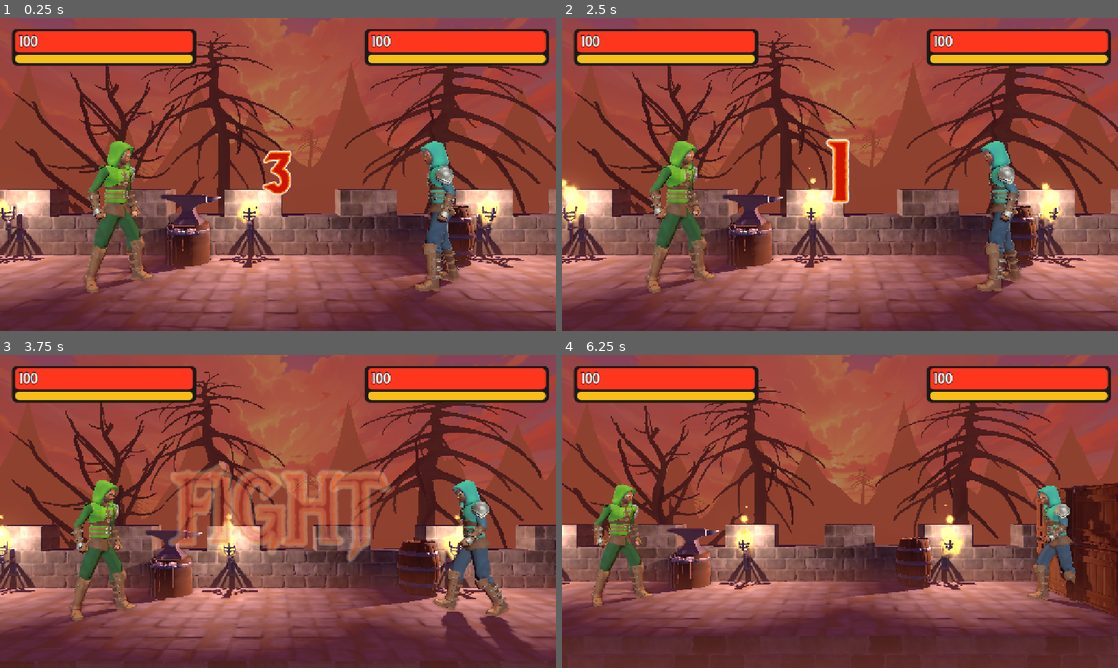
Above: before the commit, frames 1-4 (two rows, left to right).
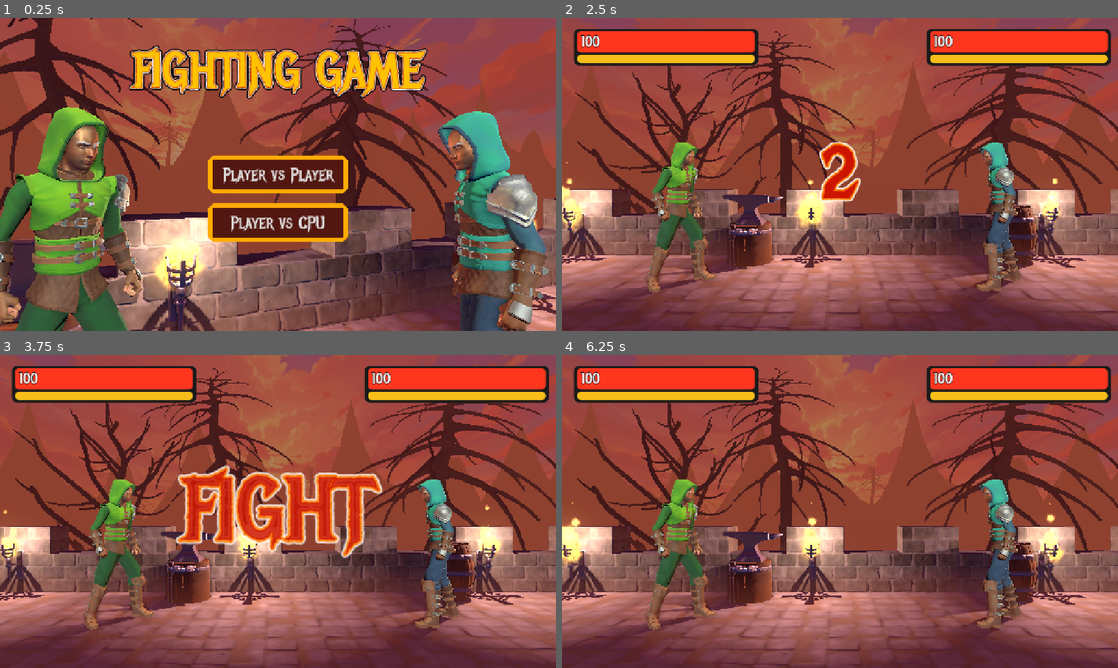
Above: after the commit, the same moments.

Repository: myles-rockland/fighting-game
Game: Godot game, scene res://Scenes/menu.tscn
Same seed, same stepped clock (60 frames per second), same inputs: the game is played once before the commit and once after it. Before the commit the project starts from res://Scenes/game.tscn.
Inputs (mouse positions are in pixels of both pictures, inside the frame that each line leads up to):
- Up to frame 1 (0.25 s): no input
- Up to frame 2 (2.5 s): click (840, 174) at 0.5 s, where only the run after the commit has a clickable "Player vs Player"
- Up to frame 3 (3.75 s): no input
- Up to frame 4 (6.25 s): no input

The runs differ from the first frame. In frame 1, 73% of the frame differs, in the area x 0-100%, y 0-100%; in frame 2, 3.6%; in frame 3, 42%; in frame 4, 49%.
Error before the commit: Invalid access to property or key 'current_stamina' on a base object of type 'Nil'. (res://Scripts/AI/ai_brain.gd:156)

Commit message:
Setup Player vs AI mode, dynamic fighter spawning

Diff:
--- a/Scenes/Fighters/fighter_ai.tscn
+++ b/Scenes/Fighters/fighter_ai.tscn
@@ -9,41 +9,44 @@
 input_handler = NodePath("AIInputHandler")
 
 [node name="GeneralSkeleton" parent="Male_Ranger/Armature" parent_id_path=PackedInt32Array(1571612708, 1171658553) index="0" unique_id=982620729]
-bones/1/position = Vector3(0.0024220764, 0.89959866, -0.09128177)
-bones/1/rotation = Quaternion(-0.03418766, -0.11594572, -0.003993234, 0.99265903)
-bones/3/rotation = Quaternion(0.09616994, 0.00011359608, 0.00025193382, 0.99536496)
-bones/4/rotation = Quaternion(0.09616986, 0.00032361283, 0.00024524788, 0.9953649)
-bones/5/rotation = Quaternion(-0.09616998, -0.000218925, -0.00025872837, 0.99536496)
-bones/6/rotation = Quaternion(0.044546098, 0.09548278, 0.010427826, 0.9943792)
-bones/7/rotation = Quaternion(0.50284624, 0.52125025, 0.53108513, -0.43976414)
-bones/8/rotation = Quaternion(-0.012375023, 0.82577616, -0.5637796, 0.009656576)
-bones/9/rotation = Quaternion(0.16118075, -0.6879958, 0.17234242, 0.68628037)
-bones/31/rotation = Quaternion(0.55479556, -0.47097963, -0.47760904, -0.49220908)
-bones/32/rotation = Quaternion(0.059948716, 0.8198109, -0.5694043, -0.009752927)
-bones/33/rotation = Quaternion(0.28713337, 0.5598461, -0.21169752, 0.7478709)
-bones/55/rotation = Quaternion(-0.00083582266, 0.16040681, 0.97979057, -0.11949727)
-bones/56/rotation = Quaternion(0.021520182, 0.973882, -0.19760598, 0.10973914)
-bones/57/rotation = Quaternion(-0.096129805, 0.71404135, -0.69343984, 0.0067166807)
-bones/60/rotation = Quaternion(0.0009772106, -0.070049085, 0.98771083, 0.13971229)
-bones/61/rotation = Quaternion(-0.054749716, 0.9222185, -0.15012966, -0.35210323)
-bones/62/rotation = Quaternion(0.17071499, 0.6188584, -0.7667221, 0.0028455483)
+bones/1/position = Vector3(0.0034597686, 0.9012755, -0.09034221)
+bones/1/rotation = Quaternion(-0.040565997, -0.11591765, -0.004738234, 0.9924188)
+bones/3/rotation = Quaternion(0.08598904, 0.00011088659, 0.00025730356, 0.99629605)
+bones/4/rotation = Quaternion(0.085989006, 0.00031532336, 0.00025076672, 0.99629605)
+bones/5/rotation = Quaternion(-0.085989006, -0.00021341148, -0.00026287764, 0.99629605)
+bones/6/rotation = Quaternion(0.0483543, 0.095299006, 0.012010708, 0.99420106)
+bones/7/rotation = Quaternion(0.4998876, 0.5223135, 0.5301956, -0.44293767)
+bones/8/rotation = Quaternion(-0.023134358, 0.8239558, -0.5660987, 0.009696183)
+bones/9/rotation = Quaternion(0.1586242, -0.6823385, 0.16636723, 0.69395566)
+bones/31/rotation = Quaternion(0.55189335, -0.47167897, -0.47706383, -0.4953209)
+bones/32/rotation = Quaternion(0.077192925, 0.8226733, -0.5631667, -0.009646117)
+bones/33/rotation = Quaternion(0.29010552, 0.5498589, -0.20771676, 0.7552136)
+bones/55/rotation = Quaternion(-0.00082179444, 0.14818202, 0.98195606, -0.11748997)
+bones/56/rotation = Quaternion(0.020455267, 0.97582275, -0.18756421, 0.11032373)
+bones/57/rotation = Quaternion(-0.09579762, 0.71687394, -0.69056314, 0.0061048246)
+bones/60/rotation = Quaternion(0.0009435246, -0.082833566, 0.987391, 0.13489582)
+bones/61/rotation = Quaternion(-0.048967578, 0.92431235, -0.13466011, -0.35371676)
+bones/62/rotation = Quaternion(0.1713384, 0.62499654, -0.7615904, 0.0016426825)
 
 [node name="LeftHand" parent="Male_Ranger/Armature/GeneralSkeleton" index="12" unique_id=1744838263]
-transform = Transform3D(0.45362186, 0.030978188, -0.8906555, -0.4052688, -0.8829113, -0.2371172, -0.7937156, 0.46851653, -0.38795346, 0.3116187, 0.9449653, 0.02675723)
+transform = Transform3D(0.45326343, 0.031605832, -0.89081615, -0.42022413, -0.87377083, -0.24481861, -0.7861068, 0.48530966, -0.38276687, 0.3156888, 0.9484937, 0.025170408)
 
 [node name="RightHand" parent="Male_Ranger/Armature/GeneralSkeleton" index="13" unique_id=1894716002]
-transform = Transform3D(0.05101453, -0.1285972, 0.9903838, 0.52814776, -0.8381844, -0.13603973, 0.84761864, 0.5300091, 0.025158618, -0.26966056, 0.96826124, -0.15379679)
+transform = Transform3D(0.062369406, -0.14186434, 0.9879195, 0.5390692, -0.8282542, -0.1529693, 0.8399495, 0.5420975, 0.024816833, -0.27321714, 0.9714435, -0.1611693)
 
 [node name="Chest" parent="Male_Ranger/Armature/GeneralSkeleton" index="14" unique_id=1901246565]
-transform = Transform3D(0.9731302, -0.028921463, -0.22843157, 0.00050990266, 0.99234843, -0.123467885, 0.23025456, 0.12003386, 0.9656991, -0.004734779, 1.1309834, -0.061063338)
+transform = Transform3D(0.9731317, -0.021305159, -0.22926125, 0.0005155811, 0.995909, -0.09036097, 0.23024847, 0.08781493, 0.96916157, -0.003011153, 1.1330403, -0.06302002)
 
 [node name="Head" parent="Male_Ranger/Armature/GeneralSkeleton" index="15" unique_id=435293510]
-transform = Transform3D(0.9975028, -0.061370783, -0.034951895, 0.052871756, 0.97700375, -0.20656261, 0.046824977, 0.20419887, 0.9778089, -0.021713777, 1.5526482, 0.009253111)
+transform = Transform3D(0.997656, -0.058013648, -0.03629005, 0.05049851, 0.982062, -0.18167096, 0.046178445, 0.17941257, 0.9826895, -0.015743304, 1.5570838, -0.01068056)
 
-[node name="AIBrain" type="Node" parent="." index="12" unique_id=305785966 node_paths=PackedStringArray("fighter", "detector")]
+[node name="AIBrain" type="Node" parent="." index="12" unique_id=305785966 node_paths=PackedStringArray("fighter", "detector", "stamina_controller")]
 script = ExtResource("2_l6g7g")
 fighter = NodePath("..")
 detector = NodePath("../AIDetector")
+stamina_controller = NodePath("../StaminaController")
+light_attack_range = 1.2
+heavy_attack_range = 1.5
 skill = 0.7
 bravery = 0.5
 metadata/_custom_type_script = "uid://bbpwnvtutitm4"
--- a/Scenes/game.tscn
+++ b/Scenes/game.tscn
@@ -7,6 +7,8 @@
 [ext_resource type="AudioStream" uid="uid://bt0rcl84vpl7h" path="res://Audio/Music/BattleMusic.mp3" id="3_i6g32"]
 [ext_resource type="AudioStream" uid="uid://bancmvruhchwo" path="res://Audio/Voice/3.ogg" id="3_ldgsr"]
 [ext_resource type="AudioStream" uid="uid://dqu5phq2hddi2" path="res://Audio/Voice/2.ogg" id="4_o5yvi"]
+[ext_resource type="AudioStream" uid="uid://sgu7untx5tkb" path="res://Audio/Voice/Winner.ogg" id="4_rfjv2"]
+[ext_resource type="AudioStream" uid="uid://crr0b25eu8lps" path="res://Audio/Voice/Loser.ogg" id="5_1phco"]
 [ext_resource type="AudioStream" uid="uid://c67myaqbeiuqk" path="res://Audio/Voice/1.ogg" id="5_rku1e"]
 [ext_resource type="PackedScene" uid="uid://00h4prwqojkh" path="res://Scenes/environment.tscn" id="5_wowpa"]
 [ext_resource type="AudioStream" uid="uid://bmub415t6s514" path="res://Audio/Voice/Fight.ogg" id="6_rfjv2"]
@@ -169,10 +171,14 @@
 _data = [Vector2(2, 4), 0.0, 0.0, 0, 0, Vector2(10, 6), 0.0, 0.0, 0, 0]
 point_count = 2
 
-[node name="Root" type="Node3D" unique_id=1886236395]
+[node name="Game" type="Node3D" unique_id=1886236395]
 
 [node name="GameManager" type="Node" parent="." unique_id=877141604]
 script = ExtResource("1_nnt18")
+player_fighter_scene = ExtResource("1_ebmjs")
+ai_fighter_scene = ExtResource("10_o5yvi")
+winner_sound = ExtResource("4_rfjv2")
+loser_sound = ExtResource("5_1phco")
 metadata/_custom_type_script = "uid://bh38h7f8wpbp1"
 
 [node name="CountdownCanvasLayer" type="CanvasLayer" parent="GameManager" unique_id=1618181335]
@@ -231,24 +237,19 @@
 
 [node name="CountdownVoice" type="AudioStreamPlayer" parent="GameManager" unique_id=82235615]
 
-[node name="Camera3D" type="Camera3D" parent="." unique_id=831530007 node_paths=PackedStringArray("target_a", "target_b")]
+[node name="Fighter0Spawn" type="Node3D" parent="GameManager" unique_id=131227702]
+transform = Transform3D(1, 0, 0, 0, 1, 0, 0, 0, 1, -2, 0, 0)
+
+[node name="Fighter1Spawn" type="Node3D" parent="GameManager" unique_id=1034117008]
+transform = Transform3D(1, 0, 0, 0, 1, 0, 0, 0, 1, 2, 0, 0)
+
+[node name="Camera3D" type="Camera3D" parent="." unique_id=831530007]
 transform = Transform3D(1, 0, 0, 0, 1, 0, 0, 0, 1, 0, 1.4049938, 4.0821447)
 fov = 50.0
 script = ExtResource("1_nb51f")
-target_a = NodePath("../Fighter")
-target_b = NodePath("../FighterAI")
 smoothing = 5.0
 zoom_curve = SubResource("Curve_nb51f")
 
-[node name="Fighter" parent="." unique_id=607319556 node_paths=PackedStringArray("opponent") instance=ExtResource("1_ebmjs")]
-transform = Transform3D(-4.371139e-08, 0, 1, 0, 1, 0, -1, 0, -4.371139e-08, -2, 0, 0)
-opponent = NodePath("../FighterAI")
-
-[node name="FighterAI" parent="." unique_id=170190280 node_paths=PackedStringArray("opponent") instance=ExtResource("10_o5yvi")]
-transform = Transform3D(-4.371139e-08, 0, -1, 0, 1, 0, 1, 0, -4.371139e-08, 2, 0, 0)
-player_id = 1
-opponent = NodePath("../Fighter")
-
 [node name="Environment" parent="." unique_id=386558300 instance=ExtResource("5_wowpa")]
 
 [connection signal="timeout" from="GameManager/CountdownTimer" to="GameManager" method="_on_countdown_timer_timeout"]
--- a/Scenes/menu.tscn
+++ b/Scenes/menu.tscn
@@ -113,6 +113,25 @@
 theme_override_styles/pressed = SubResource("StyleBoxFlat_xhh6f")
 theme_override_styles/hover = SubResource("StyleBoxFlat_cayip")
 text = "Player vs Player"
+
+[node name="PlayerVSAIButton" type="Button" parent="CanvasLayer" unique_id=1282391625]
+anchors_preset = 8
+anchor_left = 0.5
+anchor_top = 0.5
+anchor_right = 0.5
+anchor_bottom = 0.5
+offset_left = -161.0
+offset_top = 67.0
+offset_right = 161.0
+offset_bottom = 155.0
+grow_horizontal = 2
+grow_vertical = 2
+theme_override_fonts/font = ExtResource("2_xhh6f")
+theme_override_font_sizes/font_size = 41
+theme_override_styles/normal = SubResource("StyleBoxFlat_gvo7x")
+theme_override_styles/pressed = SubResource("StyleBoxFlat_xhh6f")
+theme_override_styles/hover = SubResource("StyleBoxFlat_cayip")
+text = "Player vs CPU"
 
 [node name="Camera3D" type="Camera3D" parent="." unique_id=1469007003]
 transform = Transform3D(0.92077315, 0, -0.39009854, 0, 1, 0, 0.39009854, 0, 0.92077315, -0.92048806, 1.5064595, 1.7605548)
@@ -455,6 +474,7 @@
 autoplay = true
 
 [connection signal="pressed" from="CanvasLayer/PlayerVSPlayerButton" to="." method="_on_player_vs_player_button_pressed"]
+[connection signal="pressed" from="CanvasLayer/PlayerVSAIButton" to="." method="_on_player_vs_ai_button_pressed"]
 
 [editable path="Male_Ranger"]
 [editable path="Male_Ranger3"]
--- a/Scripts/AI/ai_brain.gd
+++ b/Scripts/AI/ai_brain.gd
@@ -55,6 +55,9 @@
 
 	if _against_level_bounds():
 		fear = 0
+
+	if opponent_distance <= min_approach_distance:
+		inputs[flee_input_key] = true
 
 	# If we are jumping, flee
 	if fighter.state_machine.is_current_state("Jumping"):
--- a/Scripts/Camera/camera_controller.gd
+++ b/Scripts/Camera/camera_controller.gd
@@ -13,6 +13,7 @@
 
 func _ready():
 	GlobalEvents.fighter_damaged.connect(_on_fighter_damaged)
+	GlobalEvents.fighter_spawned.connect(_on_fighter_spawned)
 
 func _on_fighter_damaged(fighter : Fighter):
 	intensity = shake_amount
@@ -26,9 +27,18 @@
 		v_offset = randf_range(-intensity, intensity)
 
 func _camera_follow(delta : float):
+	if not target_a or not target_b:
+		return
+
 	var center_pos : Vector3 = target_a.global_position.lerp(target_b.global_position, 0.5)
 	var distance : float = target_a.global_position.distance_to(target_b.global_position)
 
 	position.x = lerp(position.x, center_pos.x, smoothing * delta)
 
 	position.z = zoom_curve.sample(distance)
+
+func _on_fighter_spawned(fighter : Fighter):
+	if not target_a:
+		target_a = fighter
+	else:
+		target_b = fighter
--- a/Scripts/Fighter/fighter.gd
+++ b/Scripts/Fighter/fighter.gd
@@ -31,6 +31,12 @@
 		child.initialise(self)
 
 	GlobalEvents.game_state_changed.connect(_on_game_state_changed)
+
+	_intialise.call_deferred()
+
+func _intialise():
+	GlobalEvents.fighter_spawned.emit(self)
+	_update_facing_direction()
 
 func _physics_process(delta: float):
 	if not can_control:
--- /dev/null
+++ b/Scripts/Globals/game_config.gd
@@ -0,0 +1,9 @@
+extends Node
+
+enum GameMode
+{
+	PLAYER_VS_PLAYER,
+	PLAYER_VS_AI,
+}
+
+var game_mode : GameMode = GameMode.PLAYER_VS_AI
--- a/Scripts/Globals/global_events.gd
+++ b/Scripts/Globals/global_events.gd
@@ -2,4 +2,5 @@
 
 signal fighter_damaged(fighter : Fighter)
 signal fighter_defeated(fighter : Fighter)
+signal fighter_spawned(fighter : Fighter)
 signal game_state_changed(game_state : GameManager.GameState)
--- a/Scripts/Managers/game_manager.gd
+++ b/Scripts/Managers/game_manager.gd
@@ -8,6 +8,15 @@
 	PLAYING,
 	ENDED,
 }
+
+@export var player_fighter_scene : PackedScene
+@export var ai_fighter_scene : PackedScene
+
+@export var winner_sound : AudioStream
+@export var loser_sound : AudioStream
+
+@onready var fighter_0_spawn : Node3D = $Fighter0Spawn
+@onready var fighter_1_spawn : Node3D = $Fighter1Spawn
 
 @onready var countdown_animation : AnimationPlayer = $CountdownCanvasLayer/CountdownAnimation
 @onready var countdown_timer : Timer = $CountdownTimer
@@ -20,14 +29,18 @@
 func _ready():
 	GlobalEvents.fighter_defeated.connect(_on_fighter_defeated)
 
-	_change_game_state(GameState.COUNTDOWN)
+	_change_game_state(GameState.LOADING)
 
 func _change_game_state(game_state : GameState):
 	current_game_state = game_state
 
-	if game_state == GameState.COUNTDOWN:
+	if game_state == GameState.LOADING:
+		_setup_fighters()
+
+	elif game_state == GameState.COUNTDOWN:
 		countdown_animation.play("countdown")
 		countdown_timer.start()
+
 	elif game_state == GameState.ENDED:
 		end_game_timer.start()
 
@@ -38,11 +51,48 @@
 
 	end_game_text.visible = true
 
-	if fighter.player_id == 0:
-		end_game_text.text = "Player 2 Wins"
-	else:
-		end_game_text.text = "Player 1 Wins"
+	if GameConfig.game_mode == GameConfig.GameMode.PLAYER_VS_PLAYER:
+		if fighter.player_id == 0:
+			end_game_text.text = "Player 2 Wins"
+		else:
+			end_game_text.text = "Player 1 Wins"
 
+	elif GameConfig.game_mode == GameConfig.GameMode.PLAYER_VS_AI:
+		if fighter.player_id == 0:
+			end_game_text.text = "LOSER"
+			AudioManager.play(loser_sound)
+		else:
+			end_game_text.text = "WINNER"
+			AudioManager.play(winner_sound)
+
+func _setup_fighters():
+	var right_fighter_scene : PackedScene
+
+	if GameConfig.game_mode == GameConfig.GameMode.PLAYER_VS_PLAYER:
+		right_fighter_scene = player_fighter_scene
+	elif GameConfig.game_mode == GameConfig.GameMode.PLAYER_VS_AI:
+		right_fighter_scene = ai_fighter_scene
+
+	var left_fighter : Fighter = _spawn_fighter(player_fighter_scene)
+	var right_fighter : Fighter = _spawn_fighter(right_fighter_scene)
+
+	await right_fighter.tree_entered
+
+	left_fighter.global_position = fighter_0_spawn.global_position
+	right_fighter.global_position = fighter_1_spawn.global_position
+
+	left_fighter.player_id = 0
+	right_fighter.player_id = 1
+
+	left_fighter.opponent = right_fighter
+	right_fighter.opponent = left_fighter
+
+	_change_game_state(GameState.COUNTDOWN)
+
+func _spawn_fighter(fighter_scene : PackedScene) -> Fighter:
+	var fighter : Fighter = fighter_scene.instantiate()
+	get_tree().root.get_node("Game").add_child.call_deferred(fighter)
+	return fighter
 
 func _on_countdown_timer_timeout() -> void:
 	_change_game_state(GameState.PLAYING)
--- a/Scripts/Menu/menu.gd
+++ b/Scripts/Menu/menu.gd
@@ -2,4 +2,13 @@
 
 
 func _on_player_vs_player_button_pressed() -> void:
+	_start_game(GameConfig.GameMode.PLAYER_VS_PLAYER)
+
+
+
+func _on_player_vs_ai_button_pressed() -> void:
+	_start_game(GameConfig.GameMode.PLAYER_VS_AI)
+
+func _start_game(game_mode : GameConfig.GameMode):
+	GameConfig.game_mode = game_mode
 	get_tree().change_scene_to_file("res://Scenes/game.tscn")
--- a/project.godot
+++ b/project.godot
@@ -11,7 +11,7 @@
 [application]
 
 config/name="fighting-game"
-run/main_scene="uid://esgkmbgi5jif"
+run/main_scene="uid://b3suuwhyr88qe"
 config/features=PackedStringArray("4.7", "Forward Plus")
 config/icon="res://icon.svg"
 
@@ -19,6 +19,7 @@
 
 GlobalEvents="*uid://ec5tenmucnuu"
 AudioManager="*uid://bptnydtmksvqr"
+GameConfig="*uid://cvwl0xdu1h4eo"
 
 [display]
 
Not shown, added: Scripts/Globals/game_config.gd.uid
